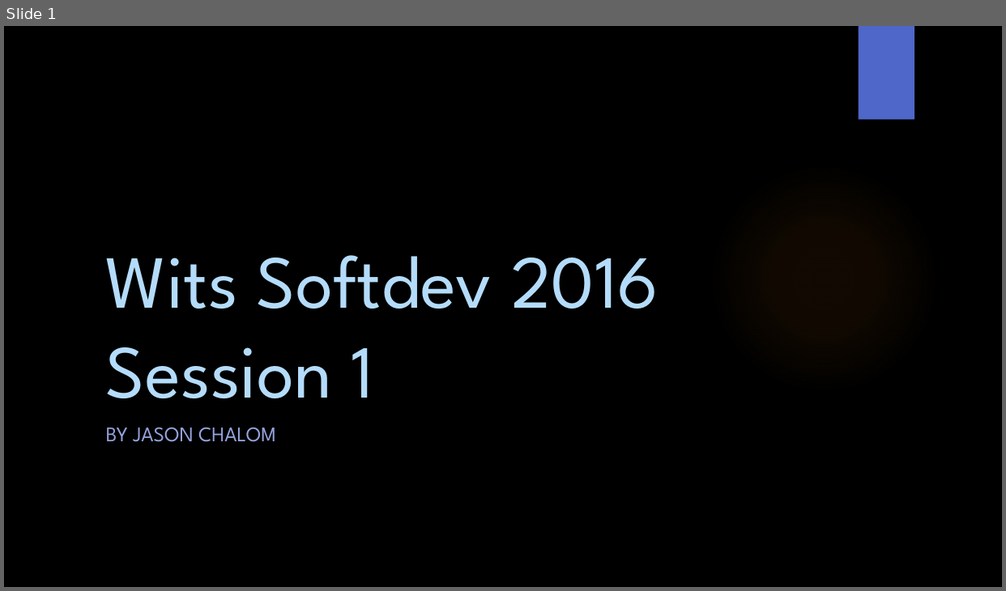
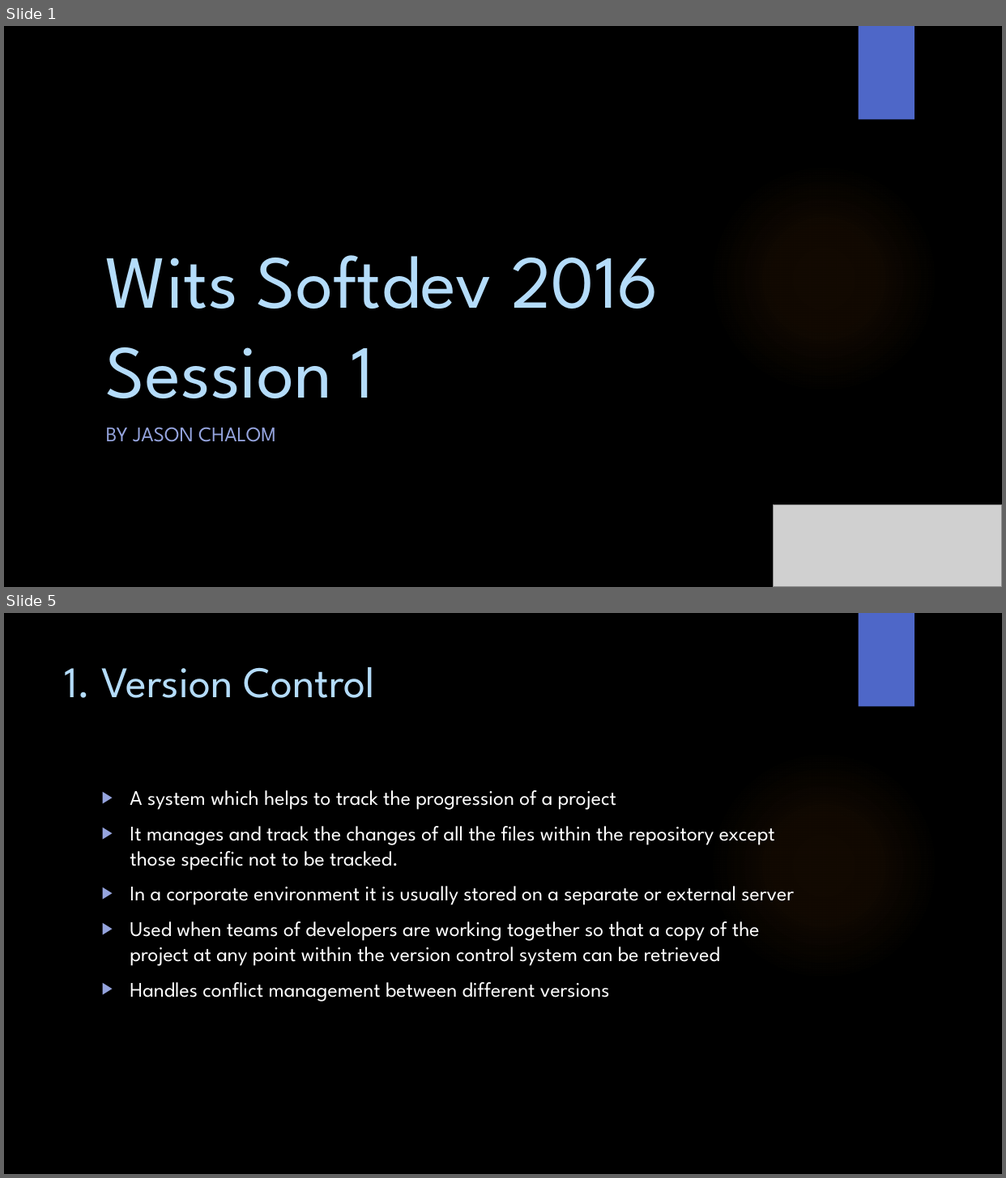
Before and after one commit to WitsSoftDev/SoftDev2016, a slide deck: Session 1/Softdev Session 1 2016.pptx. Shown one above the other, each under a label of ours: slide 1 before the commit, slides 1 and 5 after it; the slides between them are not shown. The pictures are 1006x591 and 1006x1178 pixels, drawn with LibreOffice and Linux fonts; fonts in the diff are those of the drawing; grey boxes stand for pictures; background and template pictures are left out. Boxes give left, top, right and bottom in pixels: in the first picture for what was removed or moved away, otherwise in the second. Text is boxed around its words. In the diff, an @@ line names an element or a change of style, - is before the commit and + after.

```diff
--- a/Session 1/Softdev Session 1 2016.pptx
+++ b/Session 1/Softdev Session 1 2016.pptx
@@ slide 5 added at <box>4,613,1002,1174</box>, background picture (left out); not listed: 2 template elements that a slide beside it also shows @@
@@ title added at <box>65,667,375,698</box>, 42 pt, text #B4DCFA @@
+1. Version Control
@@ text added at <box>130,790,794,1002</box>, 20 pt, text #FFFFFF @@
+▶ A system which helps to track the progression of a project
+▶ It manages and track the changes of all the files within the repository except those specific not to be tracked.
+▶ In a corporate environment it is usually stored on a separate or external server
+▶ Used when teams of developers are working together so that a copy of the project at any point within the version control system can be retrieved
+▶ Handles conflict management between different versions
@@ slide 1 changed as well @@
@@ picture added at <box>773,506,1002,587</box> @@
```
Also in this commit, not shown: 1 other slide changed, 13 other slides added, 1 slide removed.
